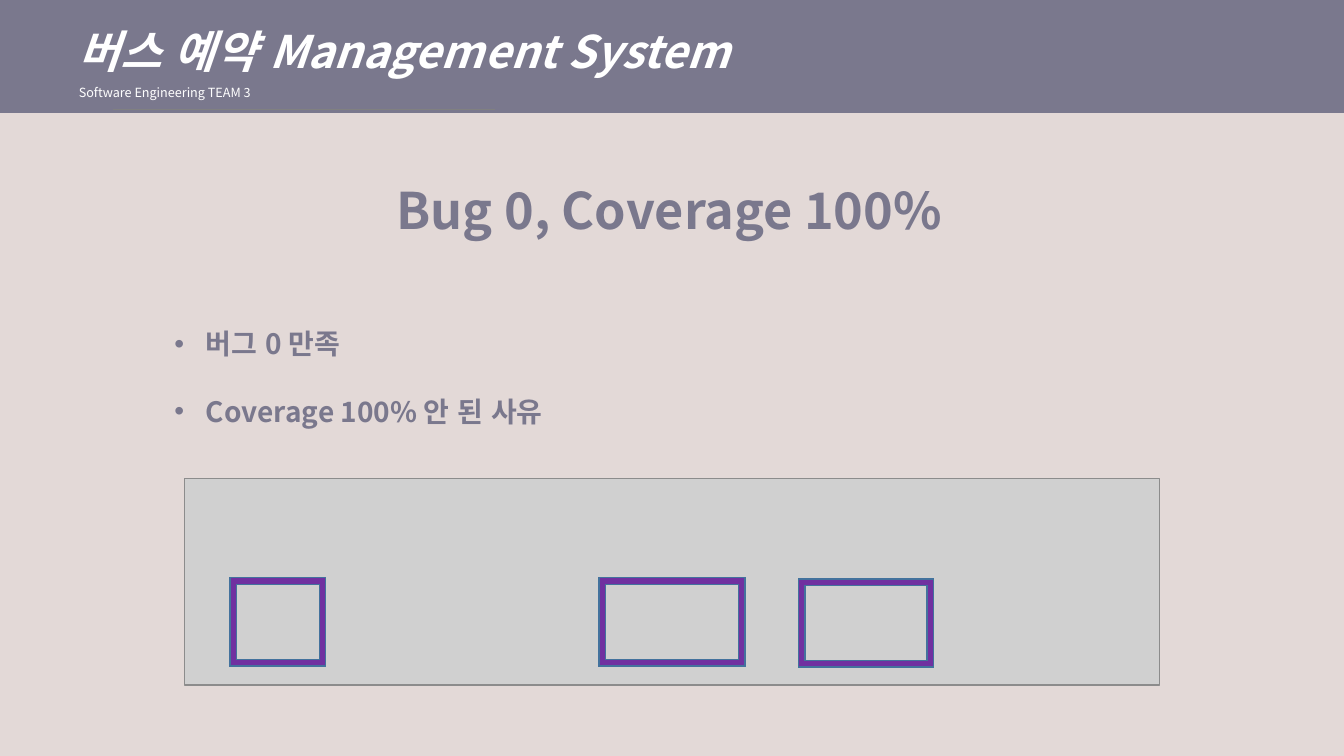
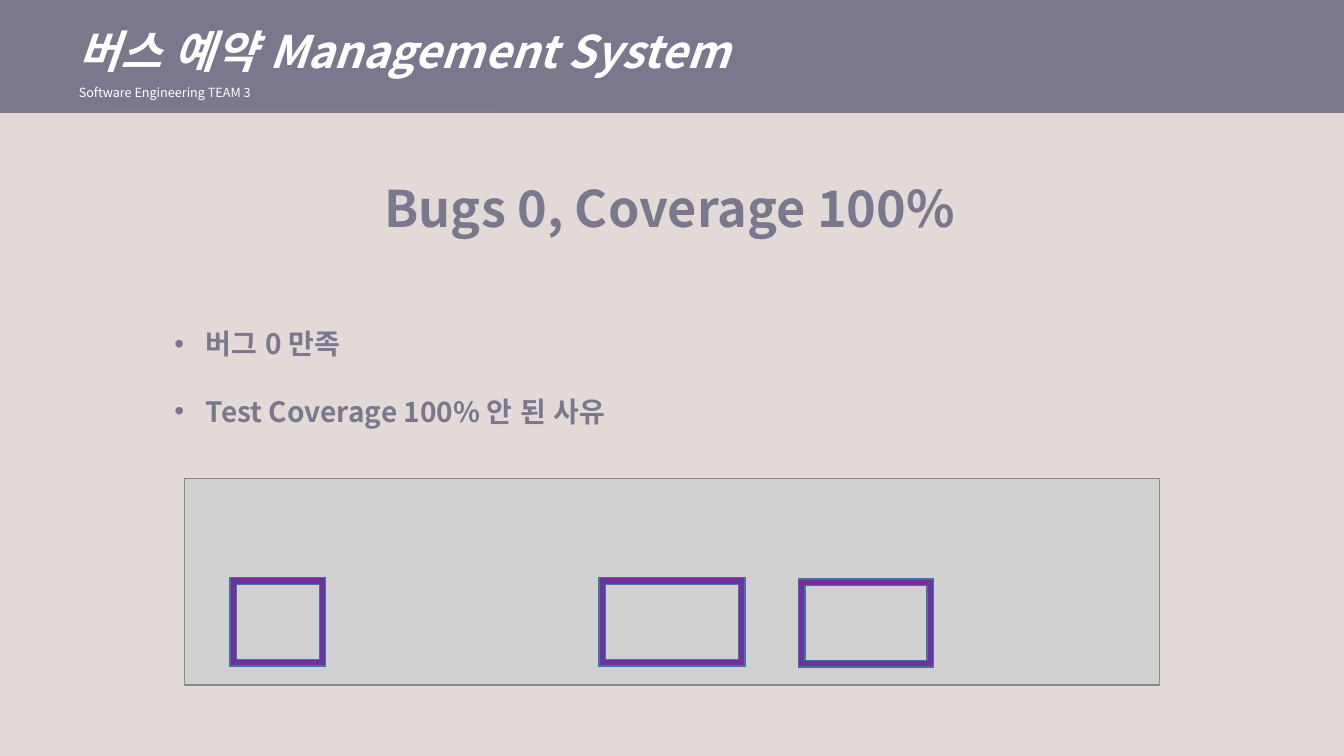
Before and after one commit to JeongJuhyeon/KNUBus, a slide deck: slide 17 of finalDocuments/final_presentation.pptx. Drawn at 1344x756 pixels with LibreOffice and Linux fonts; fonts in the diff are those of the drawing; grey boxes stand for pictures. Boxes give left, top, right and bottom in pixels: in the first picture for what was removed or moved away, otherwise in the second. Text is boxed around its words. In the diff, an @@ line names an element or a change of style, - is before the commit and + after.

Commit message:
final changed(some text, ppt)

```diff
--- a/finalDocuments/final_presentation.pptx
+++ b/finalDocuments/final_presentation.pptx
@@ text at [385, 189, 955, 239]: text changed @@
-Bug 0, Coverage 100%
+Bugs 0, Coverage 100%
@@ text at [206, 398, 606, 429]: text changed @@
-• Coverage 100% 안 된 사유
+• Test Coverage 100% 안 된 사유
```
Also in this commit, not shown: 4 other slides changed, 3 other files.
